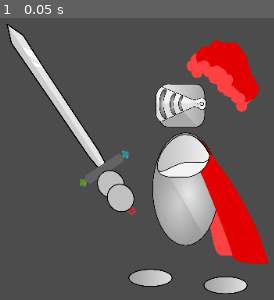
Above: before the commit, frame 1.
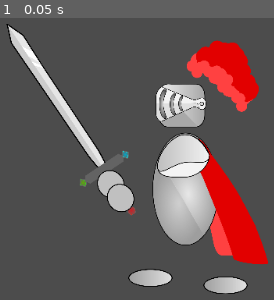
Above: after the commit, the same moment.

Repository: KeptOrg/knight-of-elements
Game: Godot game, scene res://Character.tscn
The game is run twice, just before and just after one commit, with the same random seed, the same clock (stepped at 60 frames per second) and the same inputs. The project has no main scene, so this scene is started directly.
Inputs:
- Up to frame 1 (0.05 s): no input

The runs differ from the first frame. In frame 1, 0.2% of the frame differs, in the area x 55-80%, y 40-81%.

Commit message:
add crouch animation

Diff:
--- a/Game/Character.tscn
+++ b/Game/Character.tscn
@@ -1,9 +1,276 @@
-[gd_scene load_steps=4 format=2]
+[gd_scene load_steps=5 format=2]
 
 [ext_resource path="res://knight-pieces.png" type="Texture" id=1]
 
 [sub_resource type="Animation" id=1]
-resource_name = "idle"
+resource_name = "crouch"
+length = 0.9
+tracks/0/type = "value"
+tracks/0/path = NodePath("hand_right:position")
+tracks/0/interp = 1
+tracks/0/loop_wrap = true
+tracks/0/imported = false
+tracks/0/enabled = true
+tracks/0/keys = {
+"times": PoolRealArray( 0, 0.3 ),
+"transitions": PoolRealArray( 1, 1 ),
+"update": 0,
+"values": [ Vector2( 597.94, 460.788 ), Vector2( 620.654, 514.155 ) ]
+}
+tracks/1/type = "value"
+tracks/1/path = NodePath("hand_right:rotation_degrees")
+tracks/1/interp = 1
+tracks/1/loop_wrap = true
+tracks/1/imported = false
+tracks/1/enabled = true
+tracks/1/keys = {
+"times": PoolRealArray( 0, 0.3 ),
+"transitions": PoolRealArray( 1, 1 ),
+"update": 0,
+"values": [ 507.979, 456.621 ]
+}
+tracks/2/type = "value"
+tracks/2/path = NodePath("shoulder_armor:position")
+tracks/2/interp = 1
+tracks/2/loop_wrap = true
+tracks/2/imported = false
+tracks/2/enabled = true
+tracks/2/keys = {
+"times": PoolRealArray( 0, 0.3 ),
+"transitions": PoolRealArray( 1, 1 ),
+"update": 0,
+"values": [ Vector2( 677.805, 406.918 ), Vector2( 628.443, 470.467 ) ]
+}
+tracks/3/type = "value"
+tracks/3/path = NodePath("shoulder_armor:rotation_degrees")
+tracks/3/interp = 1
+tracks/3/loop_wrap = true
+tracks/3/imported = false
+tracks/3/enabled = true
+tracks/3/keys = {
+"times": PoolRealArray( 0, 0.3 ),
+"transitions": PoolRealArray( 1, 1 ),
+"update": 0,
+"values": [ 360.038, 308.68 ]
+}
+tracks/4/type = "value"
+tracks/4/path = NodePath("cape_1:position")
+tracks/4/interp = 1
+tracks/4/loop_wrap = true
+tracks/4/imported = false
+tracks/4/enabled = true
+tracks/4/keys = {
+"times": PoolRealArray( 0, 0.3 ),
+"transitions": PoolRealArray( 1, 1 ),
+"update": 0,
+"values": [ Vector2( 697.474, 398.518 ), Vector2( 650.832, 454.422 ) ]
+}
+tracks/5/type = "value"
+tracks/5/path = NodePath("cape_1:rotation_degrees")
+tracks/5/interp = 1
+tracks/5/loop_wrap = true
+tracks/5/imported = false
+tracks/5/enabled = true
+tracks/5/keys = {
+"times": PoolRealArray( 0, 0.3 ),
+"transitions": PoolRealArray( 1, 1 ),
+"update": 0,
+"values": [ -24.7352, -76.0934 ]
+}
+tracks/6/type = "value"
+tracks/6/path = NodePath("body:position")
+tracks/6/interp = 1
+tracks/6/loop_wrap = true
+tracks/6/imported = false
+tracks/6/enabled = true
+tracks/6/keys = {
+"times": PoolRealArray( 0, 0.3 ),
+"transitions": PoolRealArray( 1, 1 ),
+"update": 0,
+"values": [ Vector2( 680.15, 448.958 ), Vector2( 663.169, 495.526 ) ]
+}
+tracks/7/type = "value"
+tracks/7/path = NodePath("body:rotation_degrees")
+tracks/7/interp = 1
+tracks/7/loop_wrap = true
+tracks/7/imported = false
+tracks/7/enabled = true
+tracks/7/keys = {
+"times": PoolRealArray( 0, 0.3 ),
+"transitions": PoolRealArray( 1, 1 ),
+"update": 0,
+"values": [ 0.0, -51.3582 ]
+}
+tracks/8/type = "value"
+tracks/8/path = NodePath("cape_2:position")
+tracks/8/interp = 1
+tracks/8/loop_wrap = true
+tracks/8/imported = false
+tracks/8/enabled = true
+tracks/8/keys = {
+"times": PoolRealArray( 0, 0.3 ),
+"transitions": PoolRealArray( 1, 1 ),
+"update": 0,
+"values": [ Vector2( 681.56, 401.598 ), Vector2( 634.22, 457.502 ) ]
+}
+tracks/9/type = "value"
+tracks/9/path = NodePath("cape_2:rotation_degrees")
+tracks/9/interp = 1
+tracks/9/loop_wrap = true
+tracks/9/imported = false
+tracks/9/enabled = true
+tracks/9/keys = {
+"times": PoolRealArray( 0, 0.3 ),
+"transitions": PoolRealArray( 1, 1 ),
+"update": 0,
+"values": [ 333.007, 281.649 ]
+}
+tracks/10/type = "value"
+tracks/10/path = NodePath("hand_left:position")
+tracks/10/interp = 1
+tracks/10/loop_wrap = true
+tracks/10/imported = false
+tracks/10/enabled = true
+tracks/10/keys = {
+"times": PoolRealArray( 0, 0.3 ),
+"transitions": PoolRealArray( 1, 1 ),
+"update": 0,
+"values": [ Vector2( 584.986, 442.695 ), Vector2( 535.551, 528.995 ) ]
+}
+tracks/11/type = "value"
+tracks/11/path = NodePath("hand_left:rotation_degrees")
+tracks/11/interp = 1
+tracks/11/loop_wrap = true
+tracks/11/imported = false
+tracks/11/enabled = true
+tracks/11/keys = {
+"times": PoolRealArray( 0, 0.3 ),
+"transitions": PoolRealArray( 1, 1 ),
+"update": 0,
+"values": [ 502.785, 462.224 ]
+}
+tracks/12/type = "value"
+tracks/12/path = NodePath("sword:position")
+tracks/12/interp = 1
+tracks/12/loop_wrap = true
+tracks/12/imported = false
+tracks/12/enabled = true
+tracks/12/keys = {
+"times": PoolRealArray( 0, 0.3 ),
+"transitions": PoolRealArray( 1, 1 ),
+"update": 0,
+"values": [ Vector2( 602.43, 464.567 ), Vector2( 557.001, 536.9 ) ]
+}
+tracks/13/type = "value"
+tracks/13/path = NodePath("sword:rotation_degrees")
+tracks/13/interp = 1
+tracks/13/loop_wrap = true
+tracks/13/imported = false
+tracks/13/enabled = true
+tracks/13/keys = {
+"times": PoolRealArray( 0, 0.3 ),
+"transitions": PoolRealArray( 1, 1 ),
+"update": 0,
+"values": [ 326.252, 286.343 ]
+}
+tracks/14/type = "value"
+tracks/14/path = NodePath("foot_2:position")
+tracks/14/interp = 1
+tracks/14/loop_wrap = true
+tracks/14/imported = false
+tracks/14/enabled = true
+tracks/14/keys = {
+"times": PoolRealArray( 0, 0.3, 0.4 ),
+"transitions": PoolRealArray( 1, 1, 1 ),
+"update": 0,
+"values": [ Vector2( 731.615, 571.257 ), Vector2( 731.615, 571.257 ), Vector2( 731.615, 571.257 ) ]
+}
+tracks/15/type = "value"
+tracks/15/path = NodePath("foot_2:rotation_degrees")
+tracks/15/interp = 1
+tracks/15/loop_wrap = true
+tracks/15/imported = false
+tracks/15/enabled = true
+tracks/15/keys = {
+"times": PoolRealArray( 0, 0.3, 0.4 ),
+"transitions": PoolRealArray( 1, 1, 1 ),
+"update": 0,
+"values": [ 0.0, 0.0, 0.0 ]
+}
+tracks/16/type = "value"
+tracks/16/path = NodePath("helmet:position")
+tracks/16/interp = 1
+tracks/16/loop_wrap = true
+tracks/16/imported = false
+tracks/16/enabled = true
+tracks/16/keys = {
+"times": PoolRealArray( 0, 0.3 ),
+"transitions": PoolRealArray( 1, 1 ),
+"update": 0,
+"values": [ Vector2( 674.073, 341.503 ), Vector2( 570.976, 439.564 ) ]
+}
+tracks/17/type = "value"
+tracks/17/path = NodePath("helmet:rotation_degrees")
+tracks/17/interp = 1
+tracks/17/loop_wrap = true
+tracks/17/imported = false
+tracks/17/enabled = true
+tracks/17/keys = {
+"times": PoolRealArray( 0, 0.3 ),
+"transitions": PoolRealArray( 1, 1 ),
+"update": 0,
+"values": [ 0.0, -43.6138 ]
+}
+tracks/18/type = "value"
+tracks/18/path = NodePath("foot_1:position")
+tracks/18/interp = 1
+tracks/18/loop_wrap = true
+tracks/18/imported = false
+tracks/18/enabled = true
+tracks/18/keys = {
+"times": PoolRealArray( 0, 0.3, 0.4 ),
+"transitions": PoolRealArray( 1, 1, 1 ),
+"update": 0,
+"values": [ Vector2( 635.461, 562.6 ), Vector2( 635.461, 562.6 ), Vector2( 635.461, 562.6 ) ]
+}
+tracks/19/type = "value"
+tracks/19/path = NodePath("foot_1:rotation_degrees")
+tracks/19/interp = 1
+tracks/19/loop_wrap = true
+tracks/19/imported = false
+tracks/19/enabled = true
+tracks/19/keys = {
+"times": PoolRealArray( 0, 0.3, 0.4 ),
+"transitions": PoolRealArray( 1, 1, 1 ),
+"update": 0,
+"values": [ 0.0, 0.0, 0.0 ]
+}
+tracks/20/type = "value"
+tracks/20/path = NodePath("plume:position")
+tracks/20/interp = 1
+tracks/20/loop_wrap = true
+tracks/20/imported = false
+tracks/20/enabled = true
+tracks/20/keys = {
+"times": PoolRealArray( 0, 0.3 ),
+"transitions": PoolRealArray( 1, 1 ),
+"update": 0,
+"values": [ Vector2( 684.641, 297.382 ), Vector2( 549.568, 396.068 ) ]
+}
+tracks/21/type = "value"
+tracks/21/path = NodePath("plume:rotation_degrees")
+tracks/21/interp = 1
+tracks/21/loop_wrap = true
+tracks/21/imported = false
+tracks/21/enabled = true
+tracks/21/keys = {
+"times": PoolRealArray( 0, 0.3 ),
+"transitions": PoolRealArray( 1, 1 ),
+"update": 0,
+"values": [ 0.0, -29.3029 ]
+}
+
+[sub_resource type="Animation" id=2]
 length = 3.0
 loop = true
 tracks/0/type = "value"
@@ -403,8 +670,7 @@
 "values": [ Vector2( 0.2, 0.2 ), Vector2( 0.2, 0.2 ), Vector2( 0.2, 0.2 ) ]
 }
 
-[sub_resource type="Animation" id=2]
-resource_name = "jump"
+[sub_resource type="Animation" id=3]
 length = 1.3
 loop = true
 tracks/0/type = "value"
@@ -702,7 +968,7 @@
 
 [node name="body" type="Sprite" parent="."]
 position = Vector2( 680.15, 448.958 )
-scale = Vector2( 0.200546, 0.200647 )
+scale = Vector2( 0.2, 0.2 )
 texture = ExtResource( 1 )
 region_enabled = true
 region_rect = Rect2( 482, 574, 438, 740 )
@@ -719,7 +985,7 @@
 [node name="shoulder_armor" type="Sprite" parent="."]
 position = Vector2( 677.805, 406.918 )
 rotation = 6.28385
-scale = Vector2( 0.201336, 0.201576 )
+scale = Vector2( 0.2, 0.2 )
 texture = ExtResource( 1 )
 region_enabled = true
 region_rect = Rect2( 656, 1479, 358, 304 )
@@ -763,5 +1029,6 @@
 region_rect = Rect2( 1072, 108, 492, 476 )
 
 [node name="AnimationPlayer" type="AnimationPlayer" parent="."]
-anims/idle = SubResource( 1 )
-anims/jump = SubResource( 2 )
+anims/crouch = SubResource( 1 )
+anims/idle = SubResource( 2 )
+anims/jump = SubResource( 3 )
